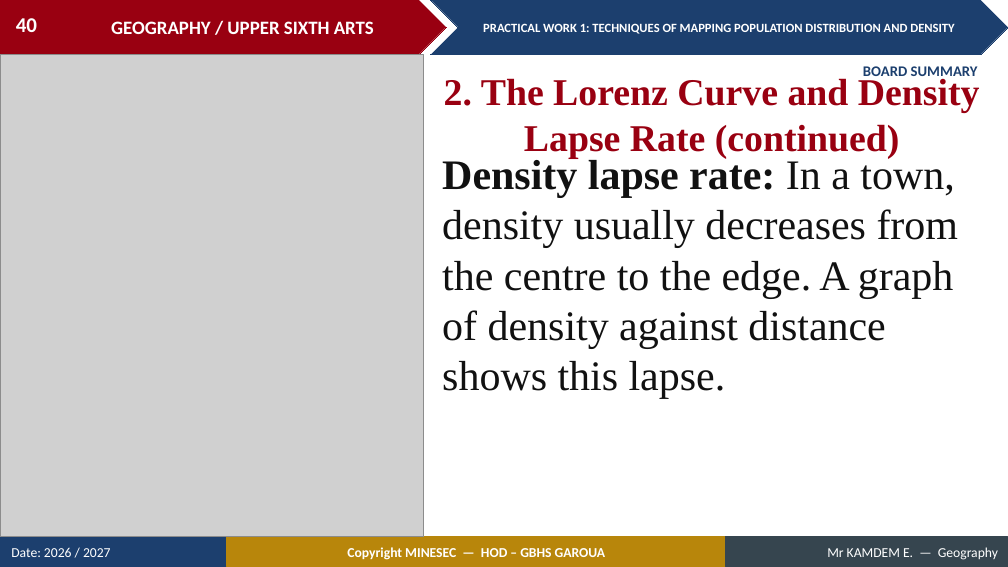
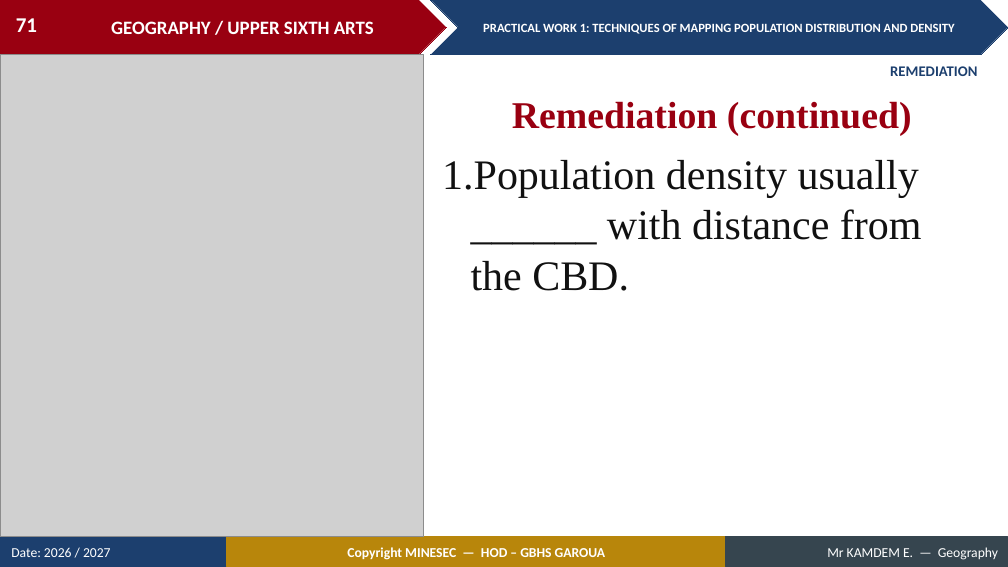
Before and after one commit to Berthautk/linea-github, a slide deck: slide 71 of lecons/USA/Population Geography/03_USA_POP_PW01_Techniques_of_Mapping_Population_Distribution_and_Density.pptx (slide 40 before the commit). Drawn at 1008x567 pixels with LibreOffice and Linux fonts; fonts in the diff are those of the drawing; grey boxes stand for pictures. Boxes give left, top, right and bottom in pixels: in the first picture for what was removed or moved away, otherwise in the second. Text is boxed around its words. In the diff, an @@ line names an element or a change of style, - is before the commit and + after.

```diff
--- a/lecons/USA/Population Geography/03_USA_POP_PW01_Techniques_of_Mapping_Population_Distribution_and_Density.pptx
+++ b/lecons/USA/Population Geography/03_USA_POP_PW01_Techniques_of_Mapping_Population_Distribution_and_Density.pptx
@@ page number at (x1=16, y1=18, x2=37, y2=32): text changed @@
-40
+71
@@ text at (x1=890, y1=66, x2=977, y2=76): text changed @@
-BOARD SUMMARY
+REMEDIATION
@@ text at (x1=512, y1=101, x2=912, y2=136): text changed @@
-2. The Lorenz Curve and Density Lapse Rate (continued)
+Remediation (continued)
@@ text at (x1=442, y1=160, x2=922, y2=291): text changed @@
-Density lapse rate: In a town, density usually decreases from the centre to the edge. A graph of density against distance shows this lapse.
+1. Population density usually ______ with distance from the CBD.
```
Also in this commit, not shown: 36 other slides changed, 32 slides added, 10 slides removed, 9 other files.
